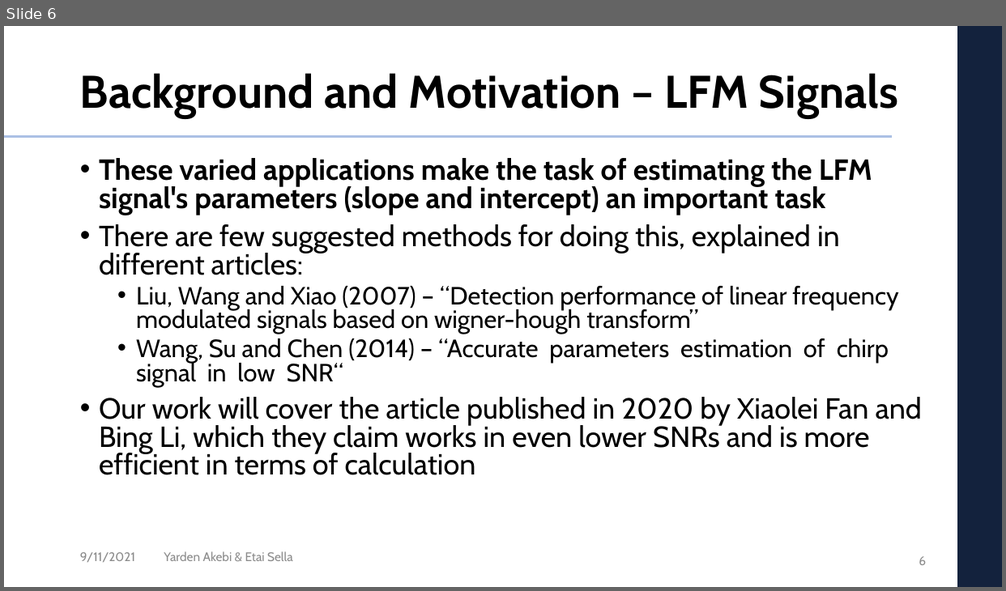
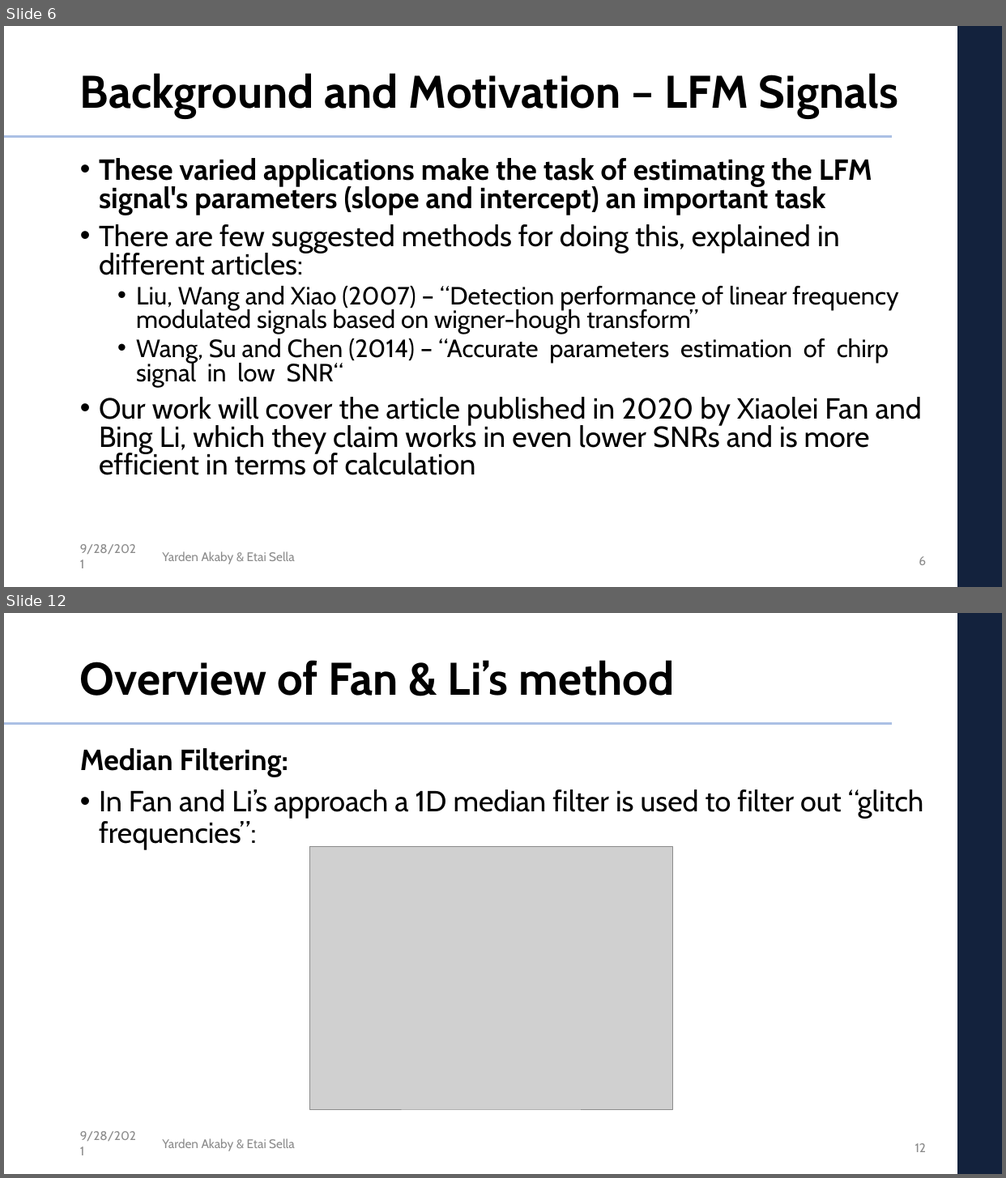
Before and after one commit to etaisella/multi_dim_DSP_final_project, a slide deck: presentation/DSP_project_presentation.pptx. Shown one above the other, each under a label of ours: slide 6 before the commit, slides 6 and 12 after it; the slides between them are not shown. The pictures are 1006x591 and 1006x1178 pixels, drawn with LibreOffice and Linux fonts; fonts in the diff are those of the drawing; grey boxes stand for pictures; background and template pictures are left out. Boxes give left, top, right and bottom in pixels: in the first picture for what was removed or moved away, otherwise in the second. Text is boxed around its words. In the diff, an @@ line names an element or a change of style, - is before the commit and + after.

```diff
--- a/presentation/DSP_project_presentation.pptx
+++ b/presentation/DSP_project_presentation.pptx
@@ slide 12 added at bbox=[4, 613, 1002, 1174], background #FFFFFF; not listed: 3 template elements that a slide beside it also shows @@
@@ title added at bbox=[80, 660, 674, 696], 44 pt, text #000000, bold @@
+Overview of Fan & Li’s method
@@ text added at bbox=[80, 748, 924, 850], 28 pt, text #000000 @@
+Median Filtering:
+• In Fan and Li’s approach a 1D median filter is used to filter out “glitch frequencies”:
@@ picture added at bbox=[309, 846, 672, 1110] @@
@@ text added at bbox=[80, 1131, 136, 1141], 12 pt, text #8C8C8C @@
+9/28/2021
@@ text added at bbox=[162, 1139, 294, 1152], 12 pt, text #8C8C8C @@
+Yarden Akaby & Etai Sella
@@ page number added at bbox=[915, 1144, 927, 1152], 12 pt, text #8C8C8C @@
+12
@@ slide 6 changed as well @@
@@ text at bbox=[80, 544, 136, 554]: text changed @@
-9/11/2021
+9/28/2021
@@ text at bbox=[162, 552, 294, 565]: text changed @@
-Yarden Akebi & Etai Sella
+Yarden Akaby & Etai Sella
```
Also in this commit, not shown: 5 other slides changed, 21 other slides added.
